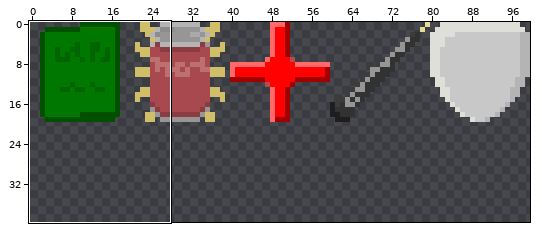
Sprite sheet, stored at Images/Weapons.png. Above, an overview of the earlier version with the close-up marked.
Close-up. First the earlier version:
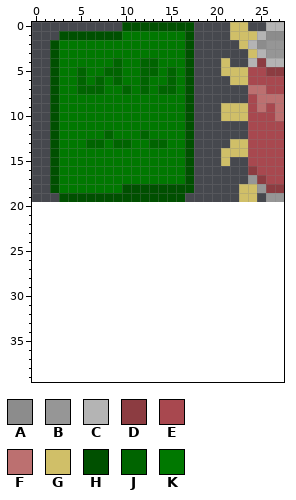
The file is 100x20 pixels. Shown: x 0..27, y 0..39. The old version is drawn lined up with the new one, on the new canvas.
Palette (. is transparent): A #8c8c8c  B #969696  C #b4b4b4  D #8c3c41  E #a8484f  F #bc7070  G #d0bf68  H #005000  J #006400  K #007800
Pixels before, first column x 2:
 0 ........HHHHHHHH....GG..CC
 1 .HHHHHHHKKKKKKKH....GGGCAA
 2 HKKKKKKKKKKKKKKH.....GCABB
 3 HKKKKKKKKKKKKKKH......GCBB
 4 HKKKKKKJKKJJKKKH...G..CDCC
 5 HKKJKKJJKKJJKJKH...GGGEEDD
 6 HKKJKJKJKKJKKJKH....GGEEEE
 7 HKKJJJKKJKJKJJKH......FFEE
 8 HKKKKKKKKKKKKKKH......EFFF
 9 HKKKKKKKKKKKKKKH...GGGEFEF
10 HKKKKKKKKKKKKKKH...GGGEEEF
11 HKKKKKKKKKKKKKKH......EEEE
12 HKKKKKJKKKJKKKKH......EEEE
13 HKKKJJKJJKKJJKKH....GGEEEE
14 HKKKKKKKKKKKKKKH...GGGEEEE
15 HKKKKKKKKKKKKKKH...G..EEEE
16 HKKKKKKKKKKKKKKH......DEEE
17 HKKKKKKKKKKKKKKH......BDEE
18 HKKKKKKKHHHHHHHH.....GGBDD
19 .HHHHHHHHHHHHHH......GG.BB
After the commit:
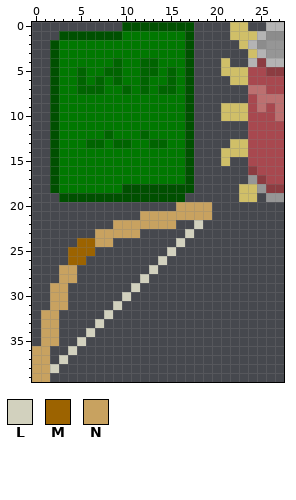
Colours new in this view: L #d2d1be  M #9c6300  N #c8a260
From old to new:
canvas 100x20 -> 100x40
Changed rows in their new state; - is an unchanged pixel.
first column x 0:
20 ----------------NNNN
21 ------------NNNNNNNN
22 ---------NNNNNNN--L-
23 -------NNNNN-----L--
24 -----MMNN-------L---
25 ----MMM--------L----
26 ----MM--------L-----
27 ---NN--------L------
28 ---NN-------L-------
29 --NN-------L--------
30 --NN------L---------
31 --NN-----L----------
32 -NN-----L-----------
33 -NN----L------------
34 -NN---L-------------
35 -NN--L--------------
36 NN--L---------------
37 NN-L----------------
38 NNL-----------------
39 NN------------------
Changed places in both close-ups, as pixel boxes (x1, y1, x2, y2):
added: (32, 202, 212, 382)
